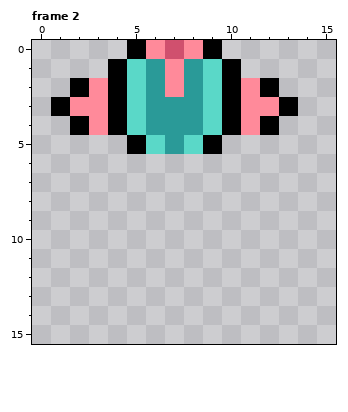
Two versions of one pixel-art file, resources/gfx/gear/helmets/abyssal/AbyssalFinHelm-UpRight.aseprite. This is how it looked before the edit.
16x16 pixels, 4 frames. Shown: frame 2. The commit also changed other frames, which this record leaves out.
After:
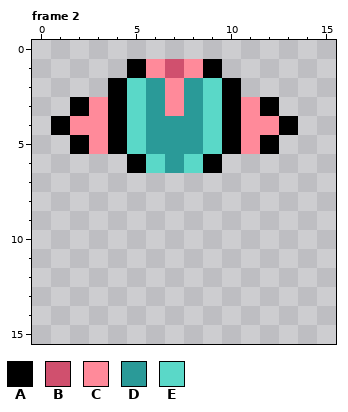
Palette (. is transparent): A #000000  B #d0506e  C #ff8a9a  D #2a9a98  E #5ad8c8
Diff:
Changed rows in their new state; - is an unchanged pixel.
Frame 2, layer "Helmet":
first column x 1:
 0 ----.....----
 1 ---.ACBCA.---
 2 -..-------..-
 3 .A----C----A.
 4 AC---------CA
 5 -ACAED-DEACA-
 6 ----AEDEA----
Where, in picture pixels (left, top, right, bottom), the same in both pictures:
changed: (51, 40, 298, 173)
